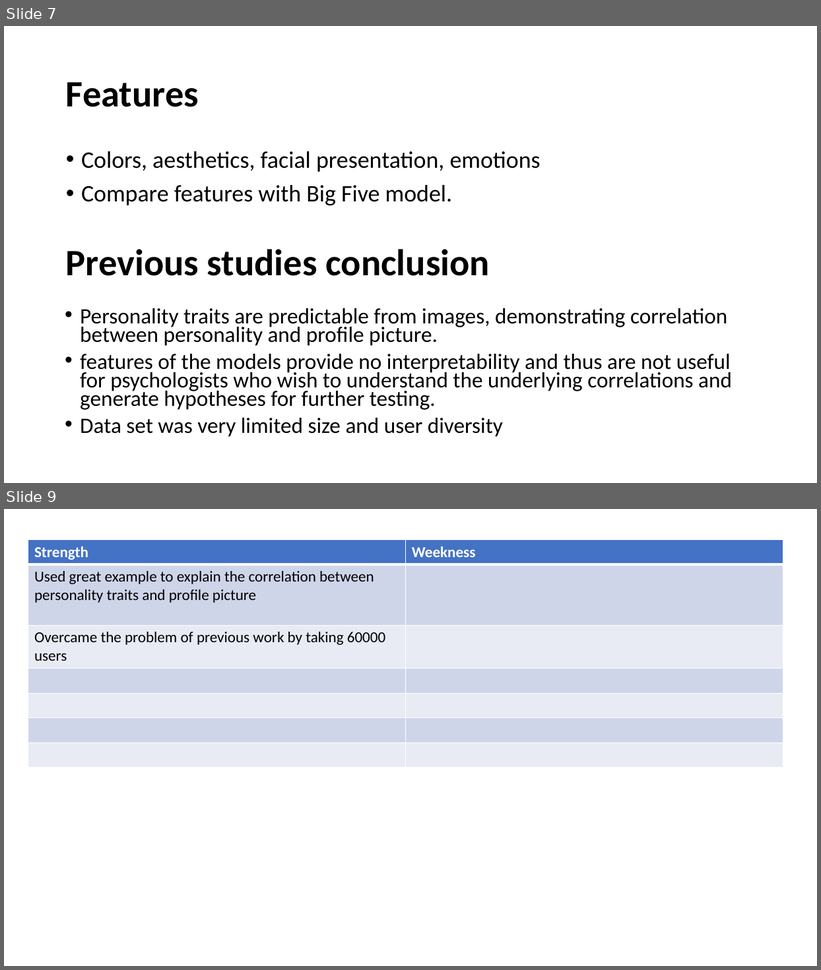
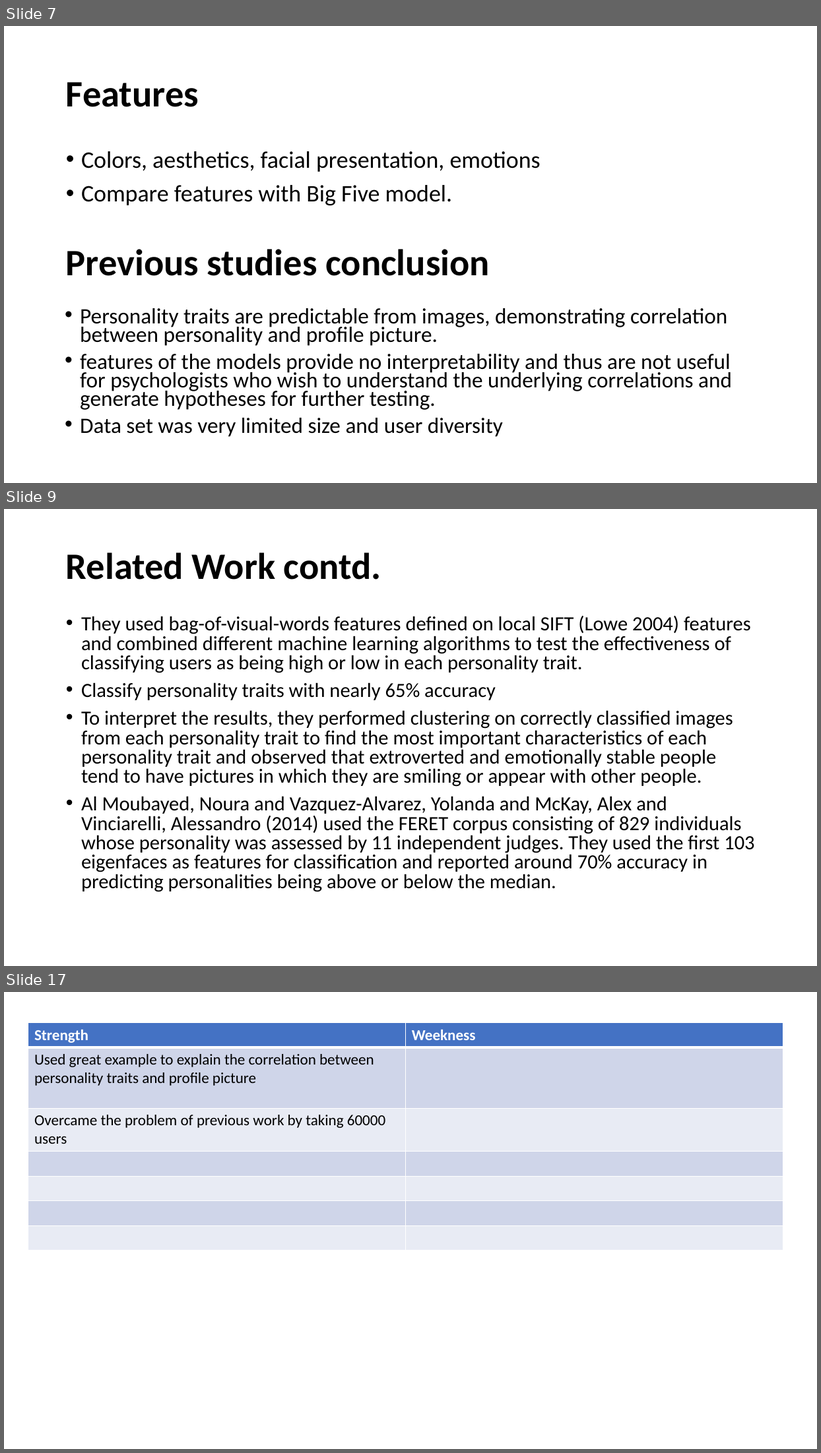
Before and after one commit to Sandhya-Bairi/USU-Assignments-and-Projects, a slide deck: CS 6675 - Advance Data Science/Practicum/Presentation.pptx. Shown one above the other, each under a label of ours: slides 7 and 9 before the commit, slides 7, 9 and 17 after it; the slides between them are not shown. The pictures are 821x970 and 821x1453 pixels, drawn with LibreOffice and Linux fonts; fonts in the diff are those of the drawing. Boxes give left, top, right and bottom in pixels: in the first picture for what was removed or moved away, otherwise in the second. Text is boxed around its words. In the diff, an @@ line names an element or a change of style, - is before the commit and + after.

```diff
--- a/CS 6675 - Advance Data Science/Practicum/Presentation.pptx
+++ b/CS 6675 - Advance Data Science/Practicum/Presentation.pptx
@@ slide 9 added at [4,509,817,966], background #FFFFFF @@
@@ title added at [66,553,382,580], 44 pt, text #000000, bold @@
+Related Work contd.
@@ text added at [81,616,754,892], 23.8 pt, text #000000 @@
+• They used bag-of-visual-words features defined on local SIFT (Lowe 2004) features and combined different machine learning algorithms to test the effectiveness of classifying users as being high or low in each personality trait.
+• Classify personality traits with nearly 65% accuracy
+• To interpret the results, they performed clustering on correctly classified images from each personality trait to find the most important characteristics of each personality trait and observed that extroverted and emotionally stable people tend to have pictures in which they are smiling or appear with other people.
+• Al Moubayed, Noura and Vazquez-Alvarez, Yolanda and McKay, Alex and Vinciarelli, Alessandro (2014) used the FERET corpus consisting of 829 individuals whose personality was assessed by 11 independent judges. They used the first 103 eigenfaces as features for classification and reported around 70% accuracy in predicting personalities being above or below the median.
@@ what was slide 9 is now slide 17 @@
```
Also in this commit, not shown: 1 slide changed, 7 other slides added, 42 other files.
